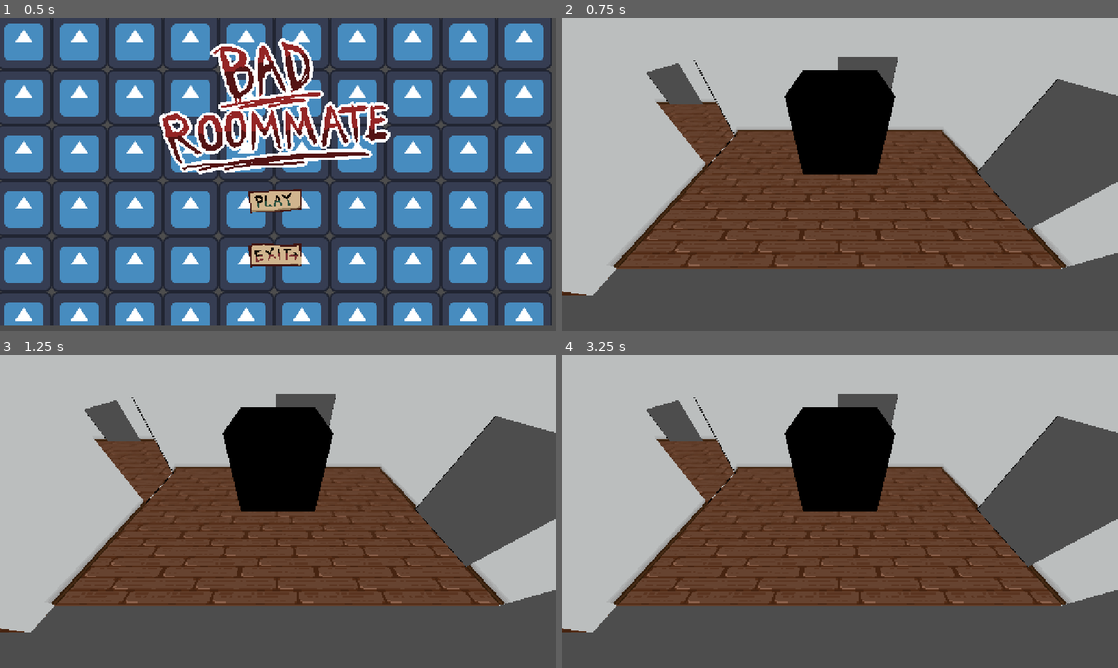
Above: before the commit, frames 1-4 (two rows, left to right).
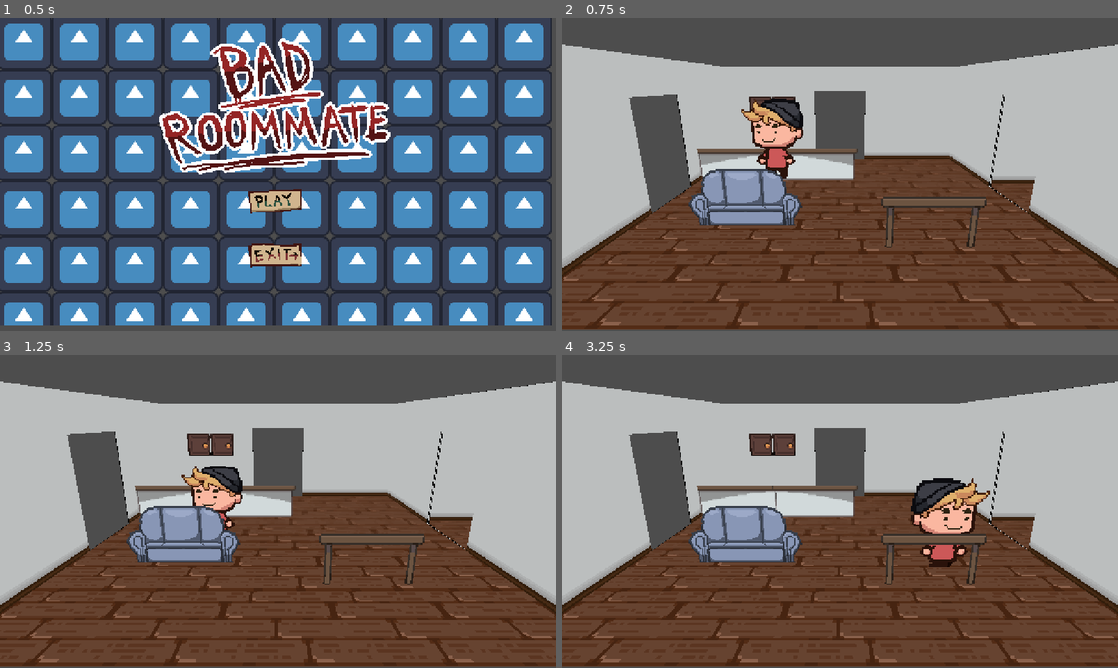
Above: after the commit, the same moments.

Repository: geekazodium/RIT-Halloween-Game-Jam-2025
Game: Godot game, scene res://menu/menu.tscn
Same seed, same stepped clock (60 frames per second), same inputs: the game is played once before the commit and once after it. The engine's default icon, where the game draws it, is replaced by a stand-in: a white triangle on a blue panel in a dark square.
Inputs (mouse positions are in pixels of both pictures, inside the frame that each line leads up to):
- Up to frame 1 (0.5 s): no input
- Up to frame 2 (0.75 s): click (834, 202) at 0.5 s
- Up to frame 3 (1.25 s): no input
- Up to frame 4 (3.25 s): tap Enter at 1.25 s; move the mouse to (962, 495) at 1.27 s; hold D (move_right) 1.28-2.03 s; move the mouse to (728, 527) at 2.02 s; hold S (move_down) 2.03-2.78 s; move the mouse to (895, 442) at 2.77 s; hold D (move_right) from 2.78 s (still down)

Frame 1 is identical in both runs. In frame 2, 64% of the frame differs, in the area x 0-100%, y 0-100%; in frame 3, 64%; in frame 4, 66%.
Error before the commit: Parse Error: Could not parse global class "Room" from "res://rooms/room.gd". (res://globals/world_rooms.gd:3)

Commit message:
fix: I hate spacebars

Diff:
--- a/rooms/room.gd
+++ b/rooms/room.gd
@@ -40,31 +40,31 @@
 	if !Engine.is_editor_hint():
 		WorldRooms.room_enter_tree(self);
 
-  faces.resize(6)
-  faces[0] = $CSGCombiner3D/floor
-  faces[1] = $CSGCombiner3D/wall1
-  faces[2] = $CSGCombiner3D/wall2
-  faces[3] = $CSGCombiner3D/wall3
-  faces[4] = $CSGCombiner3D/wall4
-  faces[5] = $CSGCombiner3D/ceiling
-  doors.resize(3)
-  doors[0] = $CSGCombiner3D/door1
-  doors[1] = $CSGCombiner3D/door2
-  doors[2] = $CSGCombiner3D/door3
-  doors[0].size = Vector3(1.1,1.5,0.1)
-  doors[1].size = Vector3(1.1,1.5,0.1)
-  doors[2].size = Vector3(1.1,1.5,0.1)
-  doors[0].operation = 2
-  doors[1].operation = 2
-  doors[2].operation = 2
-  area_shape = $Area3D/CollisionShape3D
-  area_shape.shape = BoxShape3D.new()
-  resize()
+	faces.resize(6)
+	faces[0] = $CSGCombiner3D/floor
+	faces[1] = $CSGCombiner3D/wall1
+	faces[2] = $CSGCombiner3D/wall2
+	faces[3] = $CSGCombiner3D/wall3
+	faces[4] = $CSGCombiner3D/wall4
+	faces[5] = $CSGCombiner3D/ceiling
+	doors.resize(3)
+	doors[0] = $CSGCombiner3D/door1
+	doors[1] = $CSGCombiner3D/door2
+	doors[2] = $CSGCombiner3D/door3
+	doors[0].size = Vector3(1.1,1.5,0.1)
+	doors[1].size = Vector3(1.1,1.5,0.1)
+	doors[2].size = Vector3(1.1,1.5,0.1)
+	doors[0].operation = 2
+	doors[1].operation = 2
+	doors[2].operation = 2
+	area_shape = $Area3D/CollisionShape3D
+	area_shape.shape = BoxShape3D.new()
+	resize()
 
-  for child in get_children():
-    if child is Camera3D:
-      camera = child
-      break
+	for child in get_children():
+		if child is Camera3D:
+			camera = child
+			break
 
 
 func _process(_delta: float) -> void:
